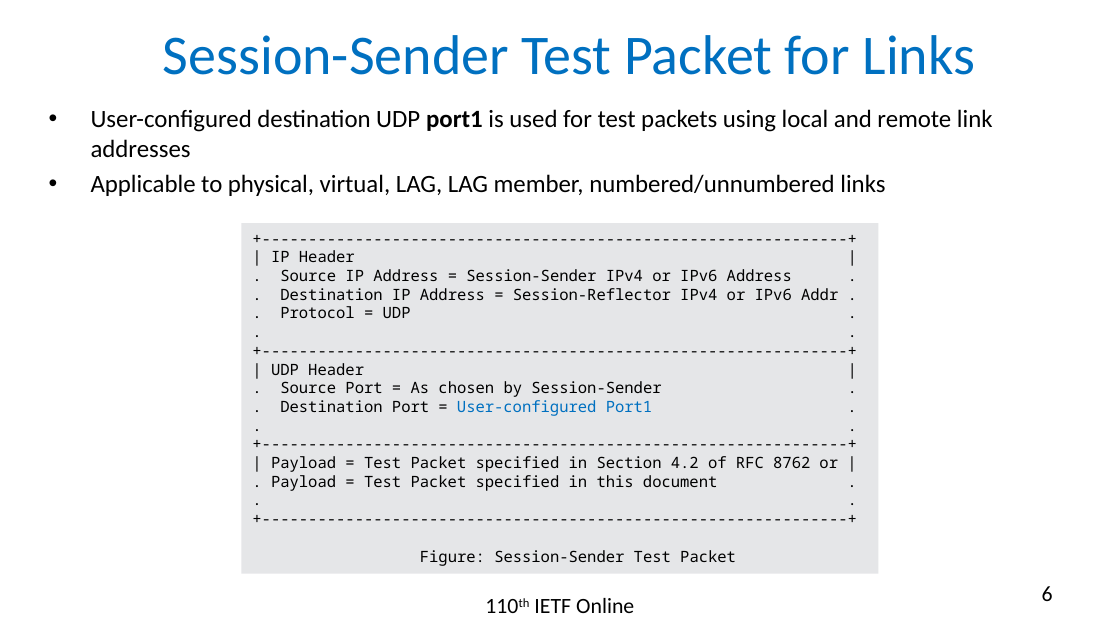
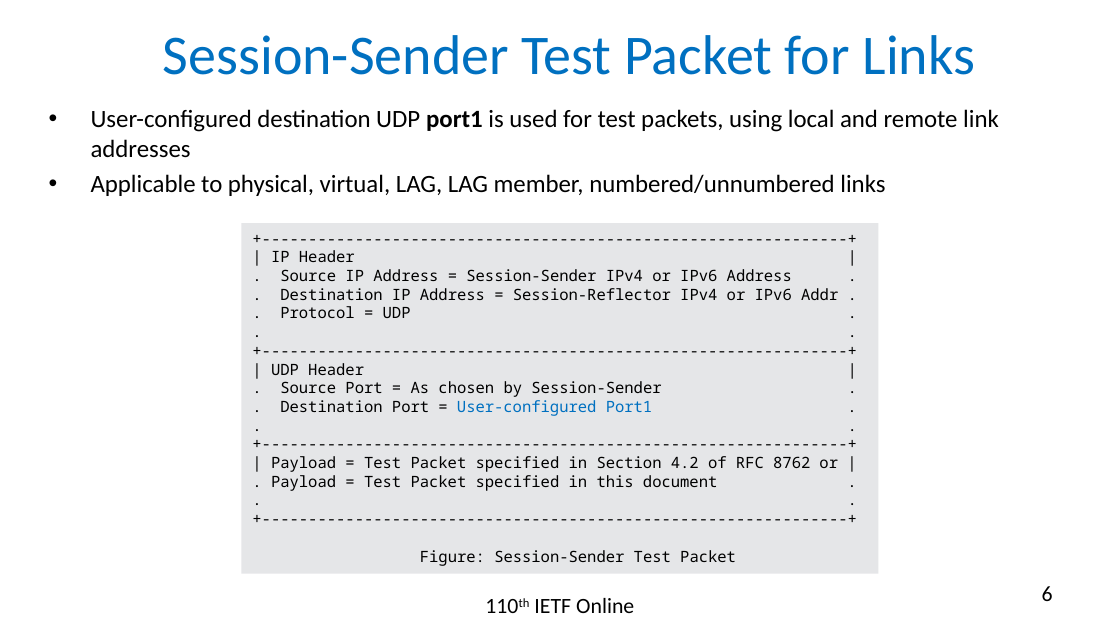
Before and after one commit to rakgandhi/ietf-slides, a slide deck: slide 6 of draft-gandhi-spring-stamp-srpm-04.pptx. Drawn at 1120x630 pixels with LibreOffice and Linux fonts; fonts in the diff are those of the drawing. Boxes give left, top, right and bottom in pixels: in the first picture for what was removed or moved away, otherwise in the second. Text is boxed around its words. In the diff, an @@ line names an element or a change of style, - is before the commit and + after.

```diff
--- a/draft-gandhi-spring-stamp-srpm-04.pptx
+++ b/draft-gandhi-spring-stamp-srpm-04.pptx
@@ text at [91,109,999,158]: text changed @@
-• User-configured destination UDP port1 is used for test packets using local and remote link addresses
+• User-configured destination UDP port1 is used for test packets, using local and remote link addresses
```
Also in this commit, not shown: 4 other slides changed, 2 other files.
